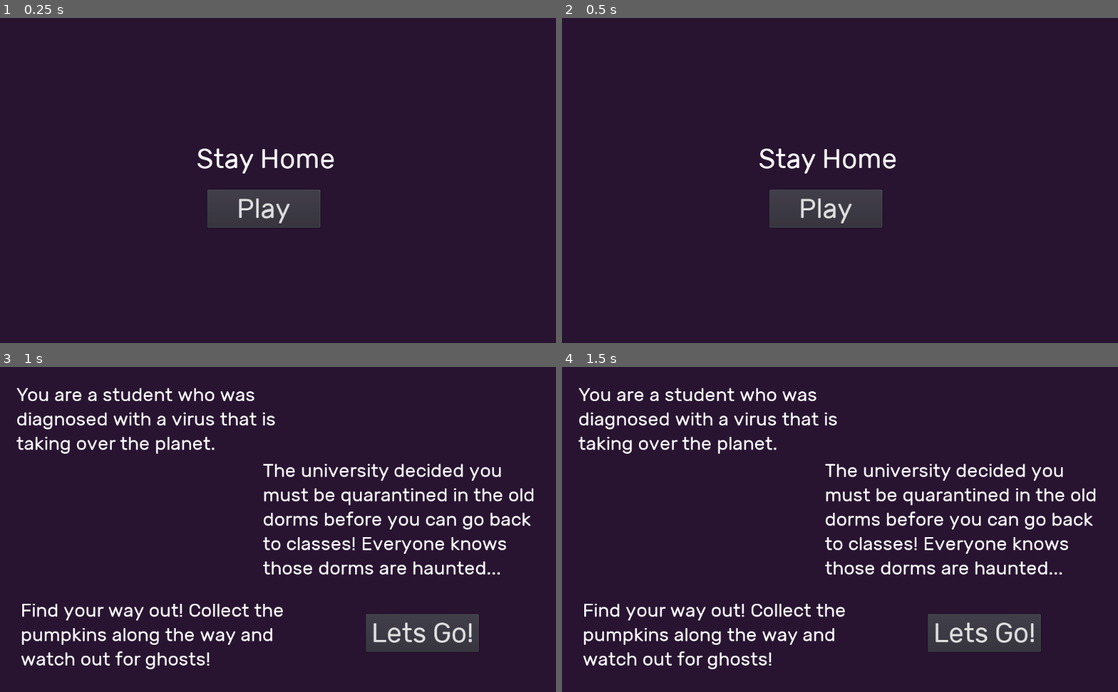
Above: before the commit, frames 1-4 (two rows, left to right).
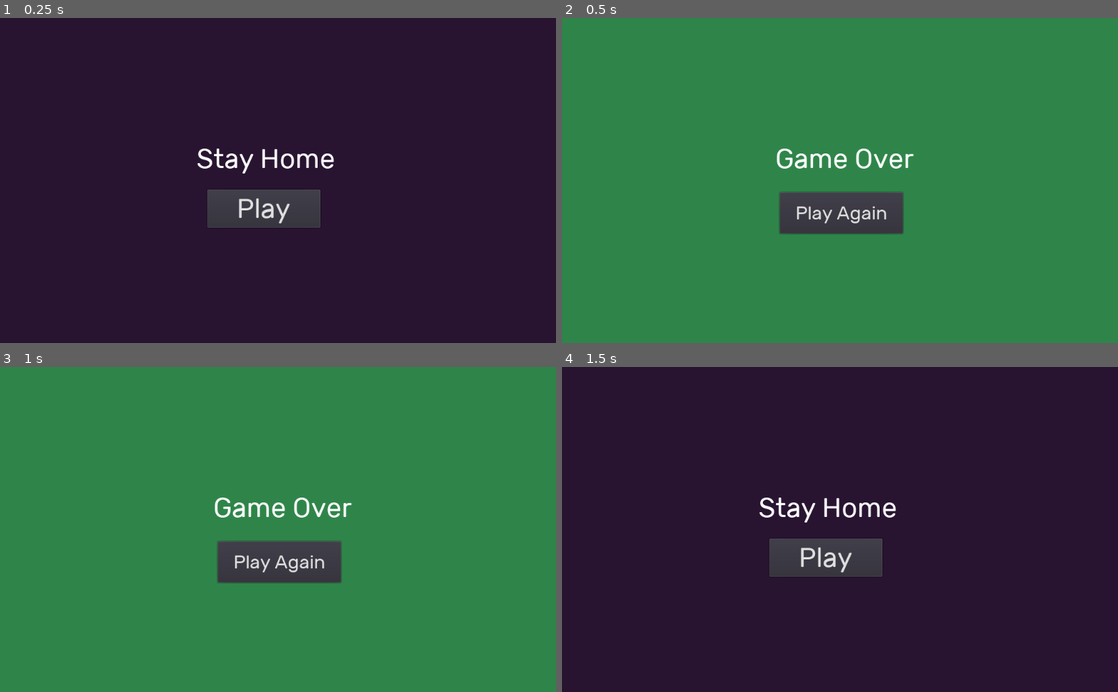
Above: after the commit, the same moments.

Repository: bsu-cs315/Stay-Home
Game: Godot game, scene res://src/Level.tscn
Same seed, same stepped clock (60 frames per second), same inputs: the game is played once before the commit and once after it.
Inputs:
- Up to frame 1 (0.25 s): no input
- Up to frame 2 (0.5 s): no input
- Up to frame 3 (1 s): click "Play Again" at 0.5 s
- Up to frame 4 (1.5 s): click "Play Again" at 1.25 s

Frame 1 is identical in both runs. In frame 2, 98% of the frame differs, in the area x 0-100%, y 0-100%; in frame 3, 100%; in frame 4, 13%.

Commit message:
Fix game over screen not displaying correctly

Diff:
--- a/project/src/GameOverScreen.tscn
+++ b/project/src/GameOverScreen.tscn
@@ -16,10 +16,14 @@
 
 [node name="Background" type="ColorRect" parent="."]
 visible = false
-margin_left = -2.0
-margin_top = -4.0
-margin_right = 1026.0
-margin_bottom = 600.0
+anchor_left = 0.5
+anchor_top = 0.5
+anchor_right = 0.5
+anchor_bottom = 0.5
+margin_left = -2216.0
+margin_top = -1352.0
+margin_right = 2012.0
+margin_bottom = 1030.0
 color = Color( 0.184314, 0.521569, 0.286275, 1 )
 __meta__ = {
 "_edit_use_anchors_": false
@@ -31,10 +35,10 @@
 anchor_top = 0.5
 anchor_right = 0.5
 anchor_bottom = 0.5
-margin_left = -127.5
-margin_top = -93.0
-margin_right = 127.5
-margin_bottom = -33.0
+margin_left = -119.015
+margin_top = -70.3726
+margin_right = 135.985
+margin_bottom = -10.3726
 custom_fonts/font = SubResource( 1 )
 text = "Game Over"
 __meta__ = {
@@ -47,10 +51,10 @@
 anchor_top = 0.5
 anchor_right = 0.5
 anchor_bottom = 0.5
-margin_left = -113.5
-margin_top = -6.0
-margin_right = 113.5
-margin_bottom = 70.0
+margin_left = -110.672
+margin_top = 22.2843
+margin_right = 116.328
+margin_bottom = 98.2843
 custom_fonts/font = SubResource( 2 )
 text = "Play Again"
 __meta__ = {
--- a/project/src/Ghost.tscn
+++ b/project/src/Ghost.tscn
@@ -37,6 +37,7 @@
 height = 26.2699
 
 [node name="Ghost" type="RigidBody2D"]
+gravity_scale = 0.0
 contacts_reported = 1
 contact_monitor = true
 sleeping = true
@@ -45,7 +46,6 @@
 [node name="AnimatedSprite" type="AnimatedSprite" parent="."]
 scale = Vector2( 4, 4 )
 frames = SubResource( 5 )
-frame = 3
 playing = true
 
 [node name="CollisionShape2D" type="CollisionShape2D" parent="."]
--- a/project/src/Level.tscn
+++ b/project/src/Level.tscn
@@ -172,7 +172,7 @@
 }
 
 [node name="Player" parent="." instance=ExtResource( 2 )]
-position = Vector2( 29.8585, 530.694 )
+position = Vector2( 178.923, -934.273 )
 
 [node name="TileMap" type="TileMap" parent="."]
 tile_set = SubResource( 7 )
--- a/project/src/Player.gd
+++ b/project/src/Player.gd
@@ -1,7 +1,7 @@
 extends KinematicBody2D
 
-const RUN_SPEED :int = 200
-const JUMP_SPEED : int = -600
+const RUN_SPEED :int = 250
+const JUMP_SPEED : int = -620
 const GRAVITY : int = 1200
 var velocity := Vector2()
 var jumping : bool = false
--- a/project/src/Player.tscn
+++ b/project/src/Player.tscn
@@ -101,15 +101,15 @@
 [node name="Camera" type="Camera2D" parent="."]
 current = true
 zoom = Vector2( 0.75, 0.75 )
-limit_top = -70
+limit_top = -1000000
 limit_right = 1000000000
 limit_bottom = 600
-
-[node name="GameOverScreen" parent="Camera" instance=ExtResource( 33 )]
 
 [node name="UI" parent="Camera" instance=ExtResource( 32 )]
 
 [node name="TitleScreen" parent="Camera" instance=ExtResource( 34 )]
+
+[node name="GameOverScreen" parent="Camera" instance=ExtResource( 33 )]
 
 [node name="JumpTimer" type="Timer" parent="."]
 one_shot = true
